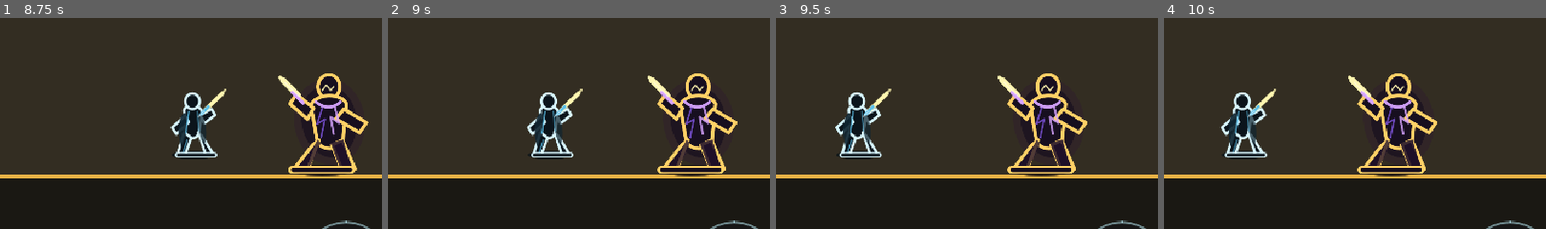
Above: before the commit, frames 1-4 (left to right).
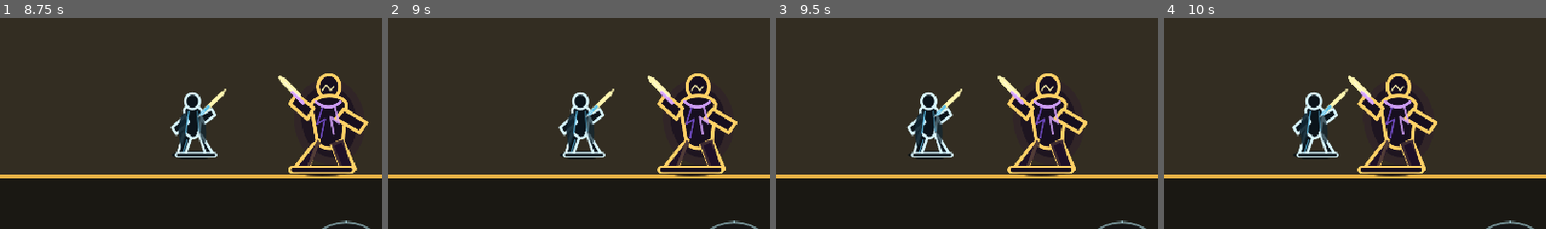
Above: after the commit, the same moments.

Repository: shanwinder/lastblade
Game: Godot game, scene res://scenes/main/BossBrokenMaster.tscn
Same seed, same stepped clock (60 frames per second), same inputs: the game is played once before the commit and once after it.
Inputs (mouse positions are % of the whole screen's width and height, from its top left):
- Up to frame 1 (8.75 s): click "START" at 0.5 s; click "SKIP" at 1.25 s; click "SKIP" at 2 s; click "ATTACK" at 2.75 s; click "DASH" at 3.5 s; click "LOCK" at 4.25 s; click "LOCKED" at 5 s; tap Enter at 5.75 s; move the mouse to (72, 44) at 5.77 s; hold Right (ui_right) 5.78-6.5 s; tap A (attack) at 5.85 s; click (72, 44) at 5.92 s; drag from (30, 54) to (72, 49) at 6.52 s; move the mouse to (60, 27) at 7.27 s; hold Right (ui_right) 7.28-8 s; tap L (lock_on) at 7.35 s; drag from (45, 69) to (67, 49) at 8.02 s
- Up to frame 2 (9 s): move the mouse to (80, 64) at 8.77 s; hold Left (ui_left) from 8.78 s (still down); hold Enter from 8.78 s (still down)
- Up to frame 3 (9.5 s): keep holding Left (ui_left); keep holding Enter
- Up to frame 4 (10 s): release Left (ui_left) at 9.5 s; release Enter at 9.5 s; drag from (20, 34) to (63, 49) at 9.52 s
The pictures show only the part of the screen within x 28-78%, y 24-74%; the shares and areas given below are measured in that part.

Frame 1 is identical in both runs. In frame 2, 4.4% of the frame differs, in the area x 36-60%, y 33-67%; in frame 3, 4.6%; in frame 4, 4.7%, in the area x 15-49%, y 33-67%.

Commit message:
Add grab recovery delay after throw

Diff:
--- a/last-blade-trial/boss_grab_balance_manager.gd
+++ b/last-blade-trial/boss_grab_balance_manager.gd
@@ -63,7 +63,11 @@
 # ระยะเวลาที่ Player ถูกเหวี่ยงกระเด็นหลัง Grab
 @export var grab_throw_time: float = 0.26
 
-# เวลาพักหลัง Grab เพื่อคืนจังหวะให้ Player
+# เวลาฟื้นตัวหลังถูกเหวี่ยง Player จะยังควบคุมไม่ได้ช่วงนี้
+# ใช้เพิ่มความอันตรายให้ Grab และเตรียมรองรับ animation ลุก/มึนหลังถูกเหวี่ยง
+@export var grab_recovery_time: float = 0.65
+
+# เวลาพักหลัง Grab เพื่อคืนจังหวะให้ Boss
 @export var grab_cooldown_bonus: float = 0.35
 
 # ดาเมจ HP จาก Grab ไม่ควรสูงมาก เพราะเป้าหมายคือหยุดสูตร ไม่ใช่ฆ่าทันที
@@ -573,7 +577,7 @@
 	if not is_instance_valid(player) or is_player_dead():
 		return
 
-	var throw_direction := get_player_side_from_boss()
+	var throw_direction: int = get_player_side_from_boss()
 	player.set_physics_process(player_was_physics_processing_before_grab)
 	player.set("is_knocked_back", true)
 	player.set("knockback_velocity", Vector2(float(throw_direction) * grab_throw_force, 0.0))
@@ -583,15 +587,45 @@
 	if not is_instance_valid(player):
 		return
 
+	# หลังเหวี่ยงสุดแรงแล้ว ให้หยุดตัว Player แต่ยังไม่คืน control ทันที
+	# คง is_knocked_back = true ไว้ เพื่อให้ player.gd ไม่รับ input เดิน/Attack/Dash ระหว่าง recovery
+	player.set("knockback_velocity", Vector2.ZERO)
+	player.set("velocity", Vector2.ZERO)
+	set_player_shape_disabled("Hurtbox/CollisionShape2D", false)
+	start_player_grab_recovery()
+
+
+func start_player_grab_recovery() -> void:
+	# ช่วงฟื้นตัวหลังถูกเหวี่ยง ผู้เล่นยังควบคุมไม่ได้ จึงทำให้ Grab อันตรายขึ้น
+	if not is_instance_valid(player) or is_player_dead():
+		return
+
+	var recovery_duration: float = maxf(grab_recovery_time, 0.0)
+	if debug_print_grab:
+		print("Player grab recovery started:", recovery_duration)
+
+	if recovery_duration > 0.0:
+		await get_tree().create_timer(recovery_duration).timeout
+
+	finish_player_grab_recovery()
+
+
+func finish_player_grab_recovery() -> void:
+	# คืน control ให้ Player หลัง recovery จบ
+	if not is_instance_valid(player) or is_player_dead():
+		return
+
 	player.set("is_knocked_back", false)
 	player.set("knockback_velocity", Vector2.ZERO)
 	player.set("velocity", Vector2.ZERO)
-	set_player_shape_disabled("Hurtbox/CollisionShape2D", false)
-
-	# ถ้า Posture เหลือ 0 จาก Grab ให้ค่อยเข้าสถานะ Posture Broken หลังถูกเหวี่ยงจบ
+
+	# ถ้า Posture เหลือ 0 จาก Grab ให้ค่อยเข้าสถานะ Posture Broken หลัง recovery จบ
 	var posture_value = player.get("current_player_posture")
 	if posture_value != null and float(posture_value) <= 0.0 and player.has_method("start_player_posture_break"):
 		player.call("start_player_posture_break")
+
+	if debug_print_grab:
+		print("Player grab recovery finished")
 
 
 func set_player_shape_disabled(shape_path: String, is_disabled: bool) -> void:
